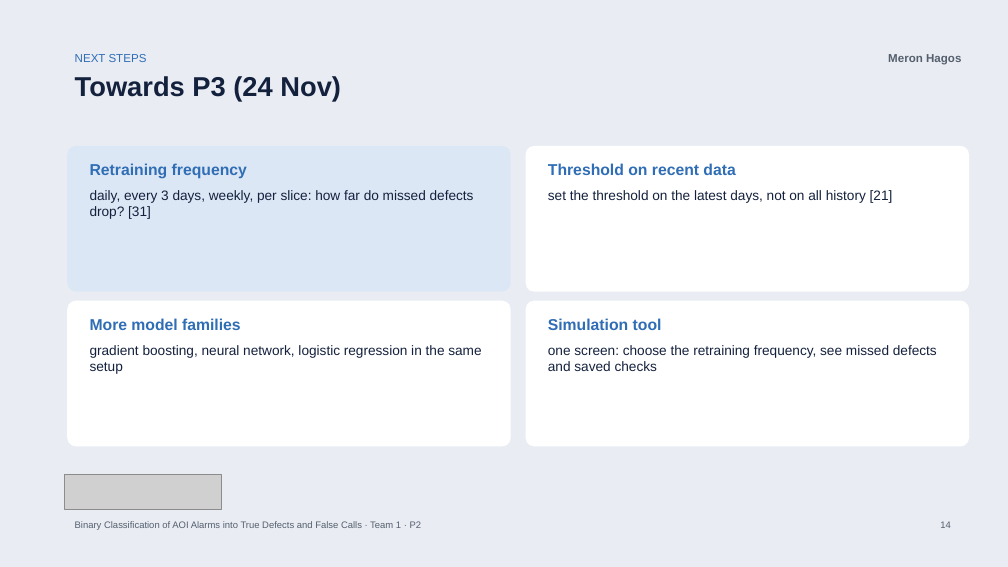
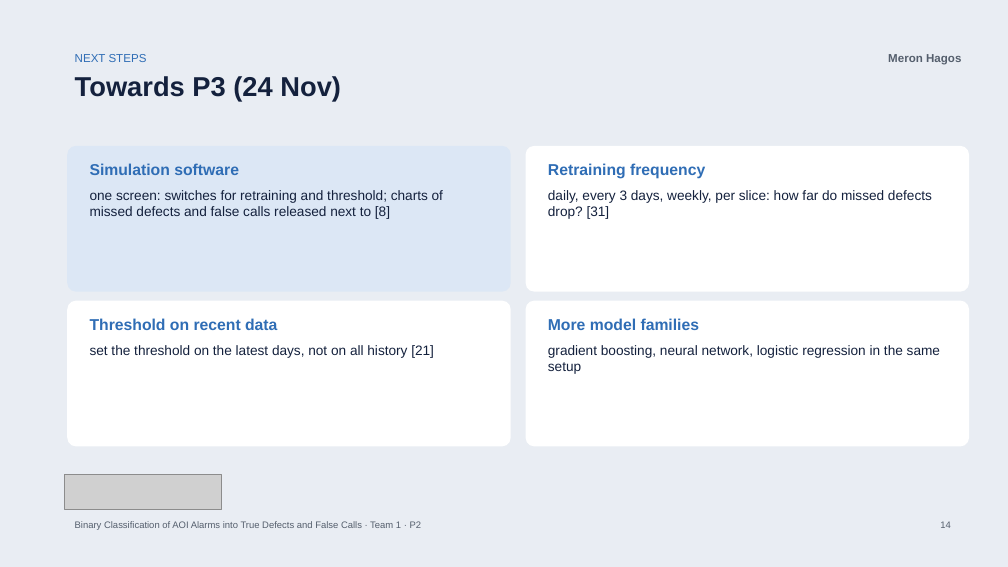
Before and after one commit to bodhi584/aoi-false-call-classification, a slide deck: slide 14 of docs/slides_p2.pptx. Drawn at 1008x567 pixels with LibreOffice and Linux fonts; fonts in the diff are those of the drawing; grey boxes stand for pictures. Boxes give left, top, right and bottom in pixels: in the first picture for what was removed or moved away, otherwise in the second. Text is boxed around its words. In the diff, an @@ line names an element or a change of style, - is before the commit and + after.

Commit message:
Frame the project as a production simulation with switches; targets of Pfab & Rothering as reference lines (#32, #36)

```diff
--- a/docs/slides_p2.pptx
+++ b/docs/slides_p2.pptx
@@ text at <box>90,163,239,175</box>: text changed @@
-Retraining frequency
+Simulation software
@@ text at <box>548,163,705,179</box>: text changed @@
-Threshold on recent data
+Retraining frequency
@@ text at <box>90,190,443,219</box>: text changed @@
-daily, every 3 days, weekly, per slice: how far do missed defects drop? [31]
+one screen: switches for retraining and threshold; charts of missed defects and false calls released next to [8]
@@ text at <box>548,190,932,219</box>: text changed @@
-set the threshold on the latest days, not on all history [21]
+daily, every 3 days, weekly, per slice: how far do missed defects drop? [31]
@@ text at <box>90,318,277,330</box>: text changed @@
-More model families
+Threshold on recent data
@@ text at <box>548,318,700,330</box>: text changed @@
-Simulation tool
+More model families
@@ text at <box>90,345,434,358</box>: text changed @@
-gradient boosting, neural network, logistic regression in the same setup
+set the threshold on the latest days, not on all history [21]
@@ text at <box>548,345,940,374</box>: text changed @@
-one screen: choose the retraining frequency, see missed defects and saved checks
+gradient boosting, neural network, logistic regression in the same setup
```
Also in this commit, not shown: 5 other slides changed, 3 other files.
